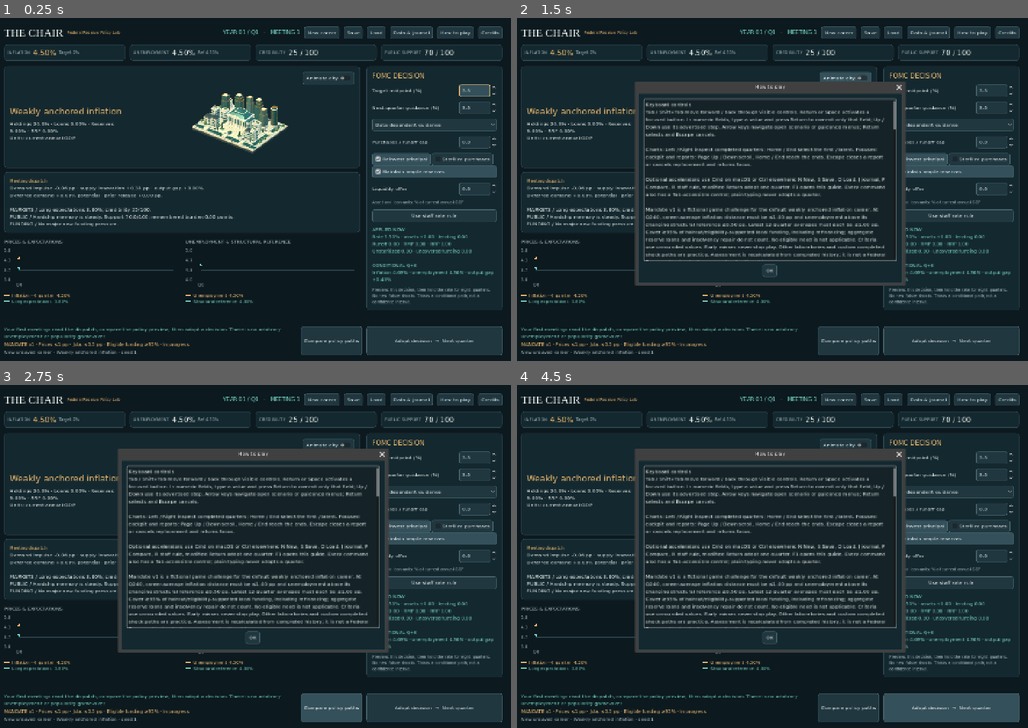
Above: before the commit, frames 1-4 (two rows, left to right).
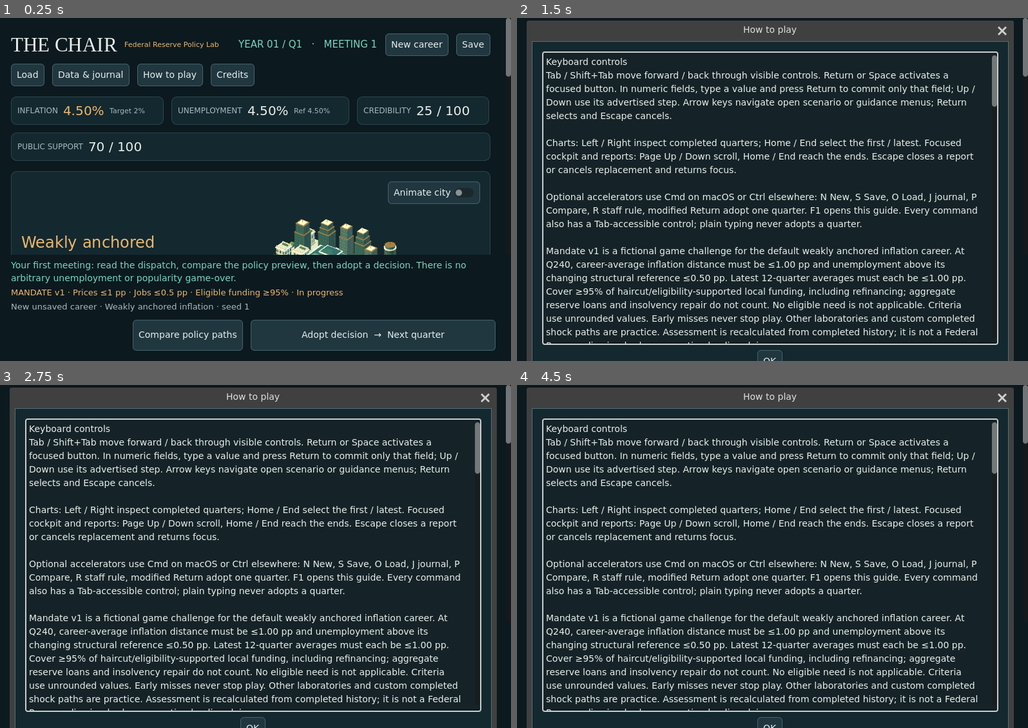
Above: after the commit, the same moments.

Repository: ihearttokyo/fed-chairman-game
Game: Godot game, scene res://main.tscn
Same seed, same stepped clock (60 frames per second), same inputs: the game is played once before the commit and once after it.
Inputs:
- Up to frame 1 (0.25 s): no input
- Up to frame 2 (1.5 s): click "How to play" at 0.5 s; click "Animate city" at 1.25 s
- Up to frame 3 (2.75 s): click "Compare policy paths" at 2 s
- Up to frame 4 (4.5 s): click "New career" at 2.75 s; click "New career" at 3.5 s; click "Adopt decision → Next quarter" at 4.25 s

The runs differ from the first frame. In frame 1, 23% of the frame differs, in the area x 0-100%, y 0-99%; in frame 2, 34%; in frame 3, 34%; in frame 4, 35%, in the area x 0-100%, y 0-100%.

Commit message:
ui: reflow cockpit at native display density on resize

Diff:
--- a/game/play/main.gd
+++ b/game/play/main.gd
@@ -36,6 +36,8 @@
 var loading_controls := false
 var keyboard_controls: Array[Control] = []
 var cockpit_scroll: ScrollContainer
+var body_layout: BoxContainer
+var action_layout: BoxContainer
 var save_path := SAVE_PATH
 var clean_career: PackedByteArray
 var quit_dialog: AcceptDialog
@@ -46,6 +48,7 @@
 	get_tree().auto_accept_quit = false
 	get_tree().root.close_requested.connect(_request_quit)
 	_fit_initial_window()
+	_resize_layout()
 	_apply_theme()
 	var background := ColorRect.new()
 	background.color = Color("0c191f")
@@ -71,11 +74,11 @@
 	action_margin.add_theme_constant_override("margin_top", 8)
 	action_margin.add_theme_constant_override("margin_bottom", 16)
 	layout.add_child(action_margin)
-	var actions := HBoxContainer.new()
-	actions.alignment = BoxContainer.ALIGNMENT_END
-	actions.add_theme_constant_override("separation", 12)
-	action_margin.add_child(actions)
-	var feedback := _vbox(actions, 5)
+	action_layout = BoxContainer.new()
+	action_layout.alignment = BoxContainer.ALIGNMENT_END
+	action_layout.add_theme_constant_override("separation", 12)
+	action_margin.add_child(action_layout)
+	var feedback := _vbox(action_layout, 5)
 	feedback.size_flags_horizontal = Control.SIZE_EXPAND_FILL
 	consequence = _label(feedback, "", 14, MINT)
 	consequence.autowrap_mode = TextServer.AUTOWRAP_WORD_SMART
@@ -86,6 +89,10 @@
 	status_label = _label(feedback, "", 13, MUTED)
 	status_label.autowrap_mode = TextServer.AUTOWRAP_WORD_SMART
 	status_label.accessibility_live = AccessibilityServer.LIVE_POLITE
+	var action_buttons := HBoxContainer.new()
+	action_buttons.alignment = BoxContainer.ALIGNMENT_END
+	action_buttons.add_theme_constant_override("separation", 12)
+	action_layout.add_child(action_buttons)
 	var margin := MarginContainer.new()
 	margin.size_flags_horizontal = Control.SIZE_EXPAND_FILL
 	for side in ["left", "top", "right", "bottom"]:
@@ -95,8 +102,9 @@
 	root.add_theme_constant_override("separation", 16)
 	margin.add_child(root)
 	_build_header(root)
-	var cards := HBoxContainer.new()
-	cards.add_theme_constant_override("separation", 12)
+	var cards := HFlowContainer.new()
+	cards.add_theme_constant_override("h_separation", 12)
+	cards.add_theme_constant_override("v_separation", 12)
 	root.add_child(cards)
 	for heading in ["INFLATION", "UNEMPLOYMENT", "CREDIBILITY", "PUBLIC SUPPORT"]:
 		var panel := _panel(cards)
@@ -112,14 +120,14 @@
 		var note := _label(box, "", 11, MUTED)
 		note.visible = stats.size() < 2
 		stats.append([value, note])
-	var body := HBoxContainer.new()
-	body.add_theme_constant_override("separation", 18)
-	root.add_child(body)
+	body_layout = BoxContainer.new()
+	body_layout.add_theme_constant_override("separation", 18)
+	root.add_child(body_layout)
 	var left := VBoxContainer.new()
 	left.size_flags_horizontal = Control.SIZE_EXPAND_FILL
 	left.add_theme_constant_override("separation", 12)
 	left.custom_minimum_size.x = 630
-	body.add_child(left)
+	body_layout.add_child(left)
 	_build_city(left)
 	var brief_box := _vbox(_panel(left), 5)
 	_label(brief_box, "Meeting dispatch", 12, GOLD)
@@ -139,14 +147,33 @@
 		chart_row.add_child(chart)
 		charts.append(chart)
 		keyboard_controls.append(chart)
-	_build_policy(body, actions)
+	_build_policy(body_layout, action_buttons)
 	_start_career("unanchored_inflation", 1)
+	get_window().size_changed.connect(_resize_layout)
+	get_window().dpi_changed.connect(_resize_layout)
+	_resize_layout()
 	keyboard_controls.append(scroll)
 	_link_focus(_keyboard_focus_order())
 	rate.get_line_edit().grab_focus.call_deferred()
 	cockpit_scroll.set_deferred("scroll_vertical", 0)
 	if "--verify-build" in OS.get_cmdline_user_args():
 		get_tree().quit(load("res://play/build_check.gd").new().run(self))
+
+static func _responsive_canvas_size(physical: Vector2i, display_scale: float) -> Vector2i:
+	return Vector2i((Vector2(physical) / maxf(1.0, display_scale)).round()).max(Vector2i.ONE)
+
+func _resize_layout() -> void:
+	var window := get_window()
+	var logical := _responsive_canvas_size(window.size, DisplayServer.screen_get_scale(window.current_screen))
+	if window.content_scale_size != logical:
+		window.content_scale_size = logical
+	if body_layout == null:
+		return
+	# Reserve the scrollbar even before it appears, avoiding breakpoint oscillation.
+	var available := window.get_visible_rect().size.x - 48 - cockpit_scroll.get_v_scroll_bar().get_combined_minimum_size().x
+	var wide_minimum: float = body_layout.get_child(0).get_combined_minimum_size().x + body_layout.get_child(1).get_combined_minimum_size().x + body_layout.get_theme_constant("separation")
+	body_layout.vertical = available < wide_minimum
+	action_layout.vertical = body_layout.vertical
 
 static func _initial_window_size(design: Vector2i, display_scale: float, available: Vector2i) -> Vector2i:
 	var desired := Vector2(design) * display_scale
@@ -264,8 +291,9 @@
 		cockpit_scroll.accept_event()
 
 func _build_header(parent: Node) -> void:
-	var row := HBoxContainer.new()
-	row.add_theme_constant_override("separation", 12)
+	var row := HFlowContainer.new()
+	row.add_theme_constant_override("h_separation", 12)
+	row.add_theme_constant_override("v_separation", 12)
 	parent.add_child(row)
 	var brand := HBoxContainer.new()
 	brand.add_theme_constant_override("separation", 12)
--- a/game/project.godot
+++ b/game/project.godot
@@ -14,6 +14,7 @@
 window/size/window_width_override=1440
 window/size/window_height_override=960
 window/stretch/mode="canvas_items"
+window/stretch/aspect="expand"
 
 [accessibility]
 general/accessibility_support=1
--- a/game/tests/compact_ui_test.gd
+++ b/game/tests/compact_ui_test.gd
@@ -1,5 +1,13 @@
 extends SceneTree
 var failures := 0
+
+class ResizeCareer:
+	extends "res://play/career.gd"
+	var forecast_calls := 0
+	func forecast(policy: Dictionary, follow_guidance: bool = false) -> Dictionary:
+		forecast_calls += 1
+		return super.forecast(policy, follow_guidance)
+
 func check(condition: bool, message: String) -> void:
 	if not condition:
 		failures += 1
@@ -8,6 +16,7 @@
 	call_deferred("run")
 func run() -> void:
 	var game = load("res://main.tscn").instantiate()
+	game.career = ResizeCareer.new()
 	root.add_child(game)
 	await process_frame
 	await process_frame
@@ -35,7 +44,128 @@
 	dialog.get_ok_button().pressed.emit()
 	await process_frame
 	check(game.career.encode() == preserved, "reading help does not mutate the career")
+	await check_responsive_resize(game)
 	game.free()
 	if failures == 0:
-		print("PASS: compact task-only cockpit, retained detail and zero-delay tooltip setting")
+		print("PASS: compact task-only cockpit, retained detail, production responsive resize and zero-delay tooltips")
 	quit(1 if failures else 0)
+
+func resize_snapshot(game: Control) -> PackedByteArray:
+	var inputs: Array = []
+	for spin in [game.rate, game.guidance, game.assets, game.liquidity, game.inflation_response, game.activity_response]:
+		var edit: LineEdit = spin.get_line_edit()
+		inputs.append([spin.value, edit.text, edit.caret_column, edit.get_selection_from_column() if edit.has_selection() else -1, edit.get_selection_to_column() if edit.has_selection() else -1])
+	var semantics: Array = []
+	for control in game.find_children("*", "Control", true, false):
+		semantics.append([control.accessibility_name, control.accessibility_description, control.tooltip_text, control.get_theme_font_size("font_size")])
+	return var_to_bytes([game.career.encode(), game.clean_career, game._policy(), inputs, semantics,
+		game.forecast_label.text, game.quarter_label.text, game.consequence.text, game.mandate_label.text,
+		game.status_label.text, game.custom_guidance.visible, game.reduced_motion, game.city.rotation if game.reduced_motion else null,
+		game.career.forecast_calls, game.find_children("*", "", true, false).size()])
+
+func settle_layout() -> void:
+	for frame in range(6):
+		await process_frame
+
+func check_resize_bounds(game: Control, logical: Vector2i, density: float) -> void:
+	var visible: Rect2 = game.get_viewport_rect()
+	var scale := root.get_stretch_transform().get_scale()
+	check(scale.x >= density - 0.01 and scale.y >= density - 0.01, "production resize retains native text-density floor at " + str(logical))
+	check(visible.size.distance_to(Vector2(logical)) <= 1.5, "production logical viewport follows window aspect without extra shrinking at " + str(logical))
+	for control in game.find_children("*", "Control", true, false):
+		if control.is_visible_in_tree():
+			var rect: Rect2 = control.get_global_rect()
+			check(rect.position.x >= -0.5 and rect.end.x <= visible.end.x + 0.5, "no horizontal clipping: " + str(control.get_path()) + " at " + str(logical))
+	for control in [game.consequence, game.mandate_label, game.status_label, game.decision_button]:
+		check(visible.grow(0.5).encloses(control.get_global_rect()), "complete footer stays within the client: " + str(control.get_path()) + " at " + str(logical))
+	for control in game.keyboard_controls:
+		if control is Button and control.text == "Compare policy paths":
+			check(visible.grow(0.5).encloses(control.get_global_rect()), "Compare remains within the client at " + str(logical))
+	check(game.cockpit_scroll.size.y >= 200, "expanded guidance retains a usable vertical cockpit at " + str(logical))
+	var bar: HScrollBar = game.cockpit_scroll.get_h_scroll_bar()
+	check(bar.max_value <= bar.page + 0.5, "cockpit needs no horizontal scrolling at " + str(logical))
+	for viewport in game.find_children("*", "SubViewport", true, false):
+		check(viewport.size.x <= 2048 and viewport.size.y <= 2048, "resize retains bounded city allocation")
+		check(viewport.render_target_update_mode != SubViewport.UPDATE_ALWAYS, "static resize never enables perpetual city rendering")
+
+func check_responsive_resize(game: Control) -> void:
+	var original_size := root.size
+	var original_position := root.position
+	var original_mode := root.mode
+	var density := maxf(1.0, DisplayServer.screen_get_scale(root.current_screen))
+	# Pure 2x checks supplement, but do not replace, the actual display-density run.
+	check(game.has_method("_responsive_canvas_size"), "shared native-density sizing exists")
+	if game.has_method("_responsive_canvas_size"):
+		for factor in [1.0, 2.0]:
+			check(game._responsive_canvas_size(Vector2i(Vector2(960, 640) * factor), factor) == Vector2i(960, 640), "native-density sizing retains logical 960x640 at " + str(factor) + "x")
+	game._advance()
+	game._staff_rule()
+	game.commitment.select(2)
+	game.commitment.item_selected.emit(2)
+	await settle_layout()
+	var edit: LineEdit = game.rate.get_line_edit()
+	edit.grab_focus()
+	edit.text = "-1."
+	edit.caret_column = 2
+	edit.select(1, 2)
+	var preserved := resize_snapshot(game)
+	var body: Container = game.charts[0].get_parent().get_parent().get_parent()
+	var layout_breakpoint := ceili(body.get_child(0).get_combined_minimum_size().x + body.get_child(1).get_combined_minimum_size().x + body.get_theme_constant("separation") + 48 + game.cockpit_scroll.get_v_scroll_bar().get_combined_minimum_size().x)
+	var sizes := [Vector2i(960, 640), Vector2i(1180, 700), Vector2i(1440, 960), Vector2i(1920, 640), Vector2i(960, 1200),
+		Vector2i(layout_breakpoint - 1, 700), Vector2i(layout_breakpoint, 700), Vector2i(layout_breakpoint + 1, 700), Vector2i(960, 640), Vector2i(1440, 960)]
+	for logical in sizes:
+		var physical := Vector2i((Vector2(logical) * density).round())
+		root.size = physical
+		await settle_layout()
+		check(root.size == physical and root.position == original_position and root.mode == original_mode, "resize never resets requested geometry, position or mode")
+		check_resize_bounds(game, logical, density)
+		check(resize_snapshot(game) == preserved, "resize preserves career, numeric values/drafts/selection, semantics, fonts, preview, motion and nodes without forecasts")
+		check(root.gui_get_focus_owner() == edit, "numeric draft keeps focus through every layout_breakpoint crossing")
+		check(bool(body.get("vertical")) == (logical.x < layout_breakpoint), "body stacks only below its measured combined minimum")
+		var footer: Container = game.consequence.get_parent().get_parent()
+		check(bool(footer.get("vertical")) == bool(body.get("vertical")), "footer and body share the responsive orientation")
+	# A focused chart must keep the inspected quarter, not select latest on resize.
+	game.charts[0].grab_focus()
+	game.charts[0]._inspect(0)
+	await settle_layout()
+	preserved = resize_snapshot(game)
+	for logical in [Vector2i(960, 640), Vector2i(1440, 960)]:
+		root.size = Vector2i((Vector2(logical) * density).round())
+		await settle_layout()
+		check(root.gui_get_focus_owner() == game.charts[0] and game.charts[0].hovered == 0, "resize preserves chart focus and selected historical quarter")
+		check(resize_snapshot(game) == preserved, "focused-chart resize does not refresh career or controls")
+	# Fixture uses the production terminal header string without 240 extra turns.
+	var original_header: String = game.quarter_label.text
+	game.quarter_label.text = "MANDATE NOT MET · 240 MEETINGS"
+	root.size = Vector2i((Vector2(960, 640) * density).round())
+	await settle_layout()
+	check_resize_bounds(game, Vector2i(960, 640), density)
+	game.quarter_label.text = original_header
+	game._help()
+	var dialog: AcceptDialog = game.get_child(game.get_child_count() - 1)
+	await settle_layout()
+	var modal_focus: Control = dialog.gui_get_focus_owner()
+	preserved = resize_snapshot(game)
+	root.size = Vector2i((Vector2(960, 1200) * density).round())
+	await settle_layout()
+	check(dialog.visible and dialog.gui_get_focus_owner() == modal_focus, "resize leaves an open modal and its focus intact")
+	check(resize_snapshot(game) == preserved, "resize under a modal preserves state and node identity")
+	dialog.get_ok_button().pressed.emit()
+	await settle_layout()
+	var motion: CheckButton
+	for control in game.keyboard_controls:
+		if control is CheckButton and control.text == "Animate city":
+			motion = control
+	check(motion != null, "responsive cockpit retains its motion control")
+	if motion != null:
+		motion.button_pressed = true
+		await settle_layout()
+		preserved = resize_snapshot(game)
+		root.size = Vector2i((Vector2(1440, 960) * density).round())
+		await settle_layout()
+		check(not game.reduced_motion and resize_snapshot(game) == preserved, "resize preserves enabled motion without resetting controls or forecasts")
+		for viewport in game.find_children("*", "SubViewport", true, false):
+			check(viewport.render_target_update_mode == SubViewport.UPDATE_ALWAYS and viewport.size.x <= 2048 and viewport.size.y <= 2048, "animated resize retains bounded continuous city rendering")
+		motion.button_pressed = false
+	root.size = original_size
+	await settle_layout()
Not shown, changed: game/README.md
